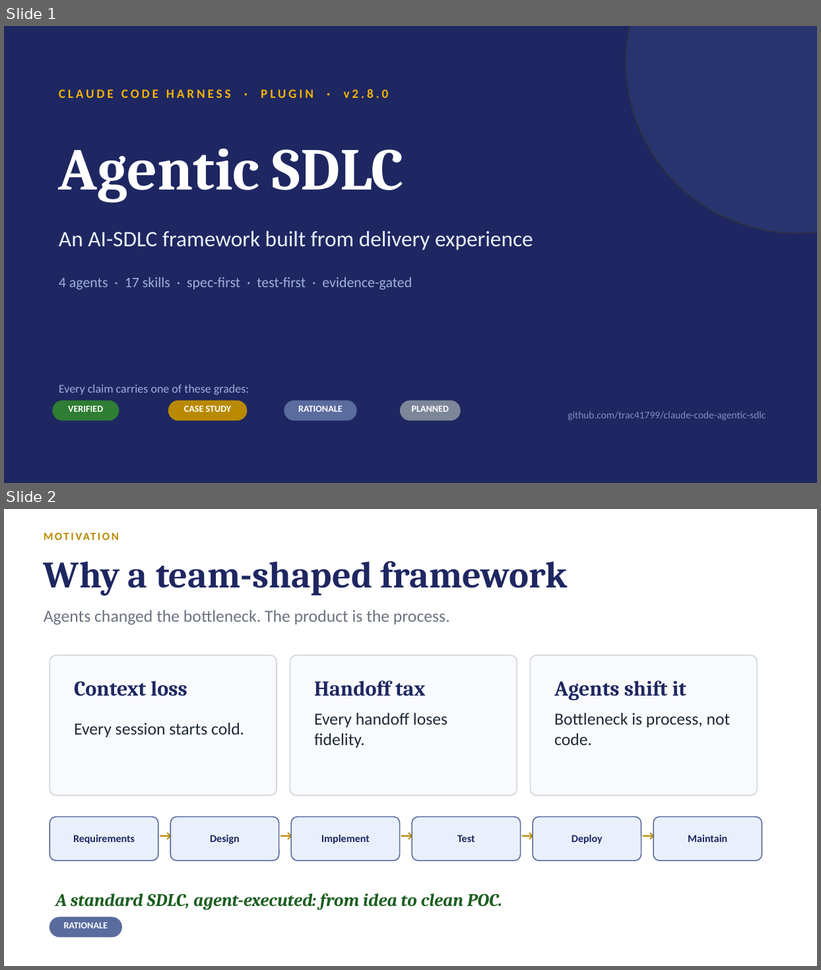
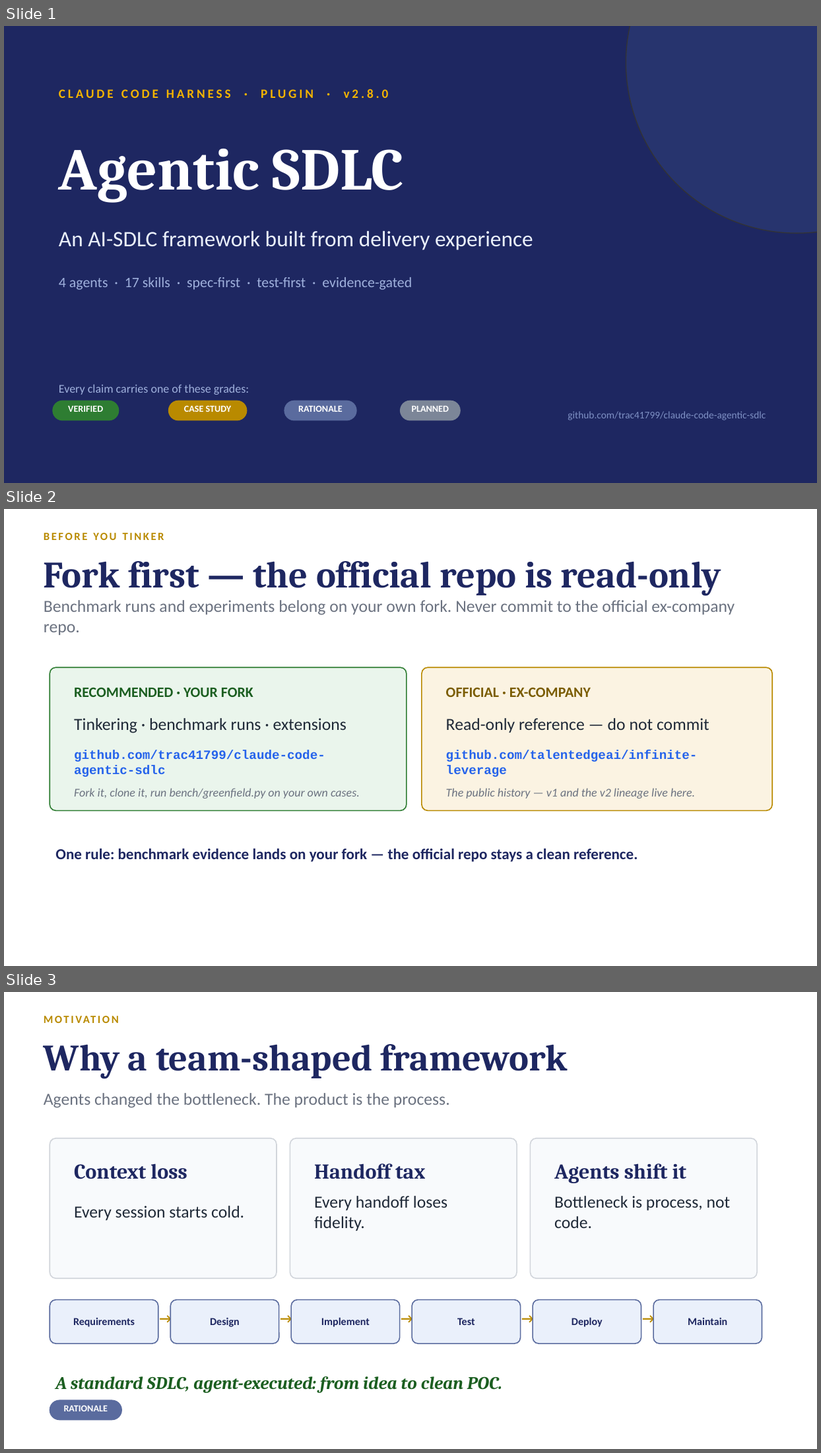
Before and after one commit to trac41799/claude-code-agentic-sdlc, a slide deck: docs/slides/Agentic-SDLC-Tech-Audience.pptx. Shown one above the other, each under a label of ours: slides 1 and 2 before the commit, slides 1, 2 and 3 after it. The pictures are 821x970 and 821x1453 pixels, drawn with LibreOffice and Linux fonts; fonts in the diff are those of the drawing. Boxes give left, top, right and bottom in pixels: in the first picture for what was removed or moved away, otherwise in the second. Text is boxed around its words. In the diff, an @@ line names an element or a change of style, - is before the commit and + after.

```diff
--- a/docs/slides/Agentic-SDLC-Tech-Audience.pptx
+++ b/docs/slides/Agentic-SDLC-Tech-Audience.pptx
@@ slide 2 added at bbox=[4, 509, 817, 966], background #FFFFFF @@
@@ text added at bbox=[93, 533, 116, 540], 13 pt, text #B98A00, bold @@
+BEFORE YOU TINKER
@@ text added at bbox=[44, 561, 721, 595], 44 pt, text #1E2761, bold @@
+Fork first — the official repo is read-only
@@ text added at bbox=[44, 600, 735, 635], 20 pt, text #6B7280 @@
+Benchmark runs and experiments belong on your own fork. Never commit to the official ex-company repo.
@@ rounded rectangle added at bbox=[50, 667, 407, 811], fill #EAF5EC, outline #2E7D32 1.25 pt @@
@@ rounded rectangle added at bbox=[422, 667, 773, 811], fill #FBF3E2, outline #B98A00 1.25 pt @@
@@ text added at bbox=[74, 687, 253, 697], 17 pt, text #1B5E20, bold @@
+RECOMMENDED · YOUR FORK
@@ text added at bbox=[446, 687, 591, 697], 17 pt, text #7A5C00, bold @@
+OFFICIAL · EX-COMPANY
@@ text added at bbox=[74, 718, 347, 733], 20 pt, text #1F2937 @@
+Tinkering · benchmark runs · extensions
@@ text added at bbox=[446, 718, 710, 733], 20 pt, text #1F2937 @@
+Read-only reference — do not commit
@@ text added at bbox=[74, 751, 325, 777], 15 pt, text #2563EB, bold @@
+github.com/trac41799/claude-code-agentic-sdlc
@@ text added at bbox=[446, 751, 698, 777], 15 pt, text #2563EB, bold @@
+github.com/talentedgeai/infinite-leverage
@@ text added at bbox=[74, 788, 360, 799], 14 pt, text #6B7280, italic @@
+Fork it, clone it, run bench/greenfield.py on your own cases.
@@ text added at bbox=[446, 788, 695, 799], 14 pt, text #6B7280, italic @@
+The public history — v1 and the v2 lineage live here.
@@ text added at bbox=[55, 848, 638, 862], 18 pt, text #1E2761, bold @@
+One rule: benchmark evidence lands on your fork — the official repo stays a clean reference.
@@ what was slide 2 is now slide 3 @@
```
Also in this commit, not shown: 5 slides changed, 1 other file.
